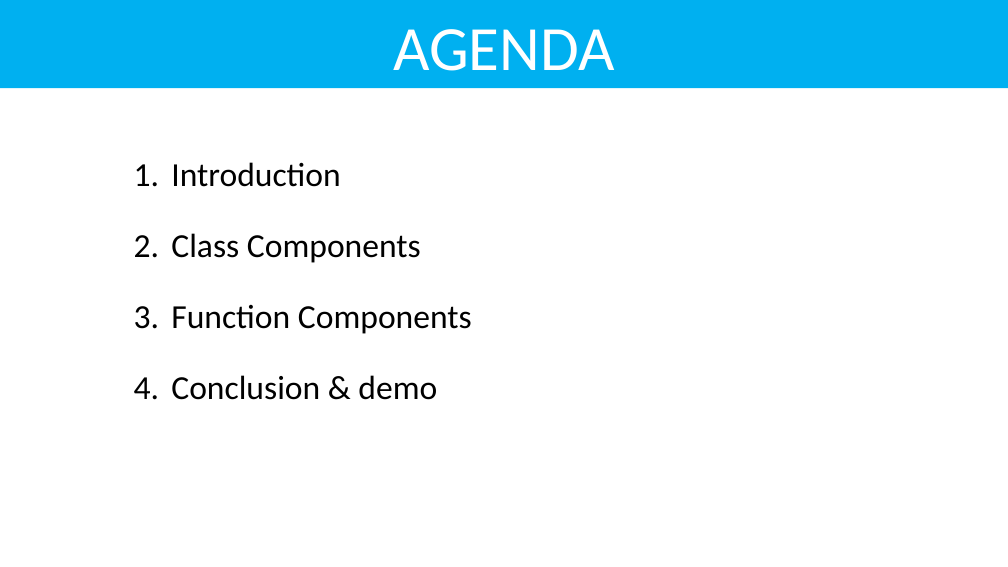
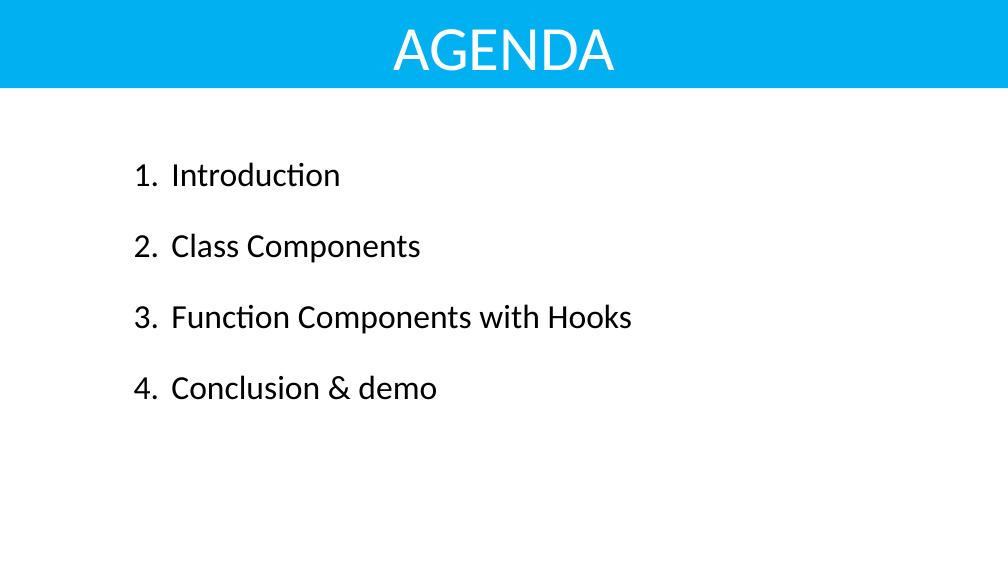
Before and after one commit to NhanHoang8195/react-hook-demo, a slide deck: slide 2 of ReactHooks.pptx. Drawn at 1008x567 pixels with LibreOffice and Linux fonts; fonts in the diff are those of the drawing. Boxes give left, top, right and bottom in pixels: in the first picture for what was removed or moved away, otherwise in the second. Text is boxed around its words. In the diff, an @@ line names an element or a change of style, - is before the commit and + after.

```diff
--- a/ReactHooks.pptx
+++ b/ReactHooks.pptx
@@ subtitle at (171, 304, 633, 334): text changed @@
-3. Function Components
+3. Function Components with Hooks
```
Also in this commit, not shown: 1 other slide changed, 7 other files.
